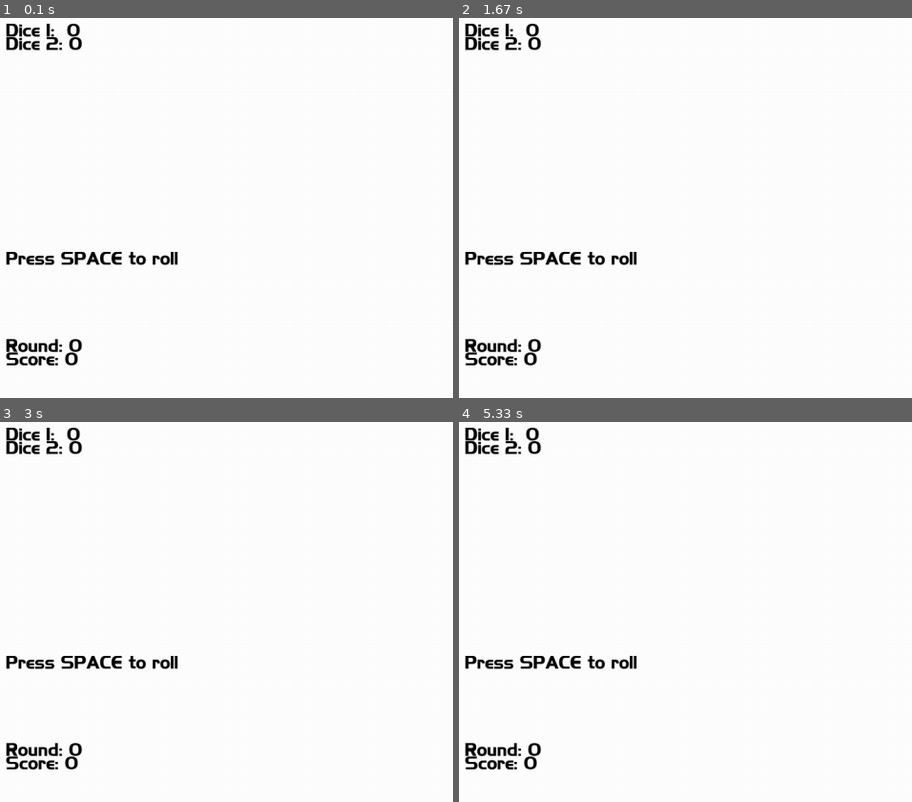
Above: before the commit, frames 1-4 (two rows, left to right).
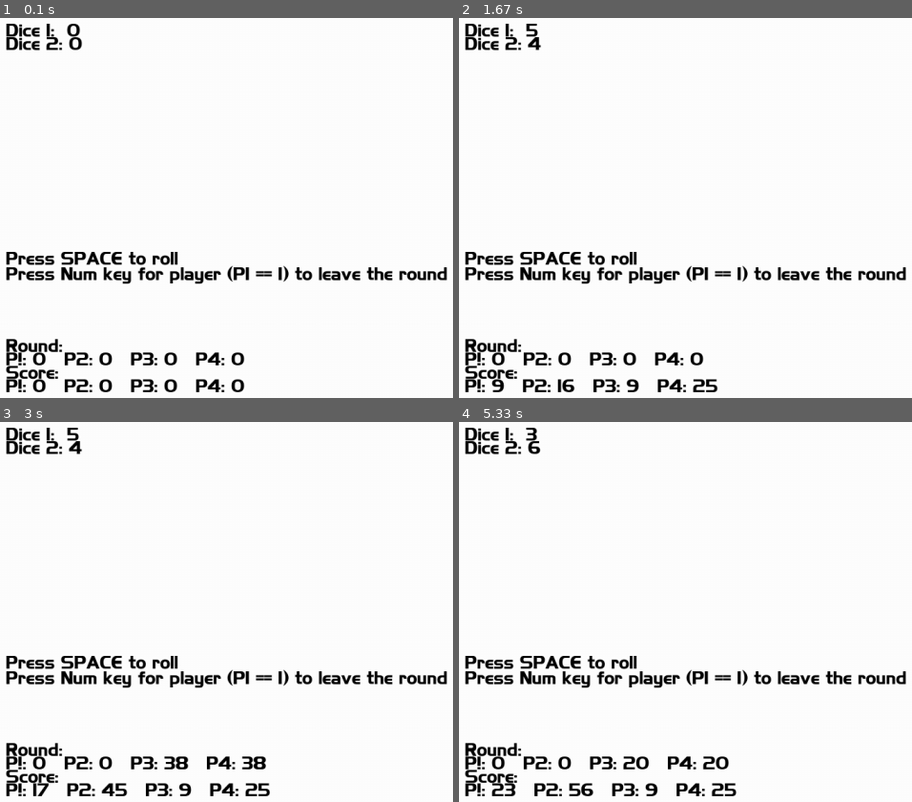
Above: after the commit, the same moments.

Repository: isaachraga/GammaRepo
Game: pygame game, started from SnakeEyes/gameLogic.py
The game is run twice, just before and just after one commit, with the same random seed, the same clock (stepped at 60 frames per second) and the same inputs.
Inputs:
- Up to frame 1 (0.1 s): no input
- Up to frame 2 (1.67 s): tap Space at 0.33, 1.07, 1.37 s; tap 1 at 0.67 s; hold 3 1-1.47 s; tap 2 at 1.15 s; tap 4 at 1.5 s
- Up to frame 3 (3 s): tap Space at 1.9, 2.2, 2.4, 2.73 s; tap 1 at 1.98 s; tap 2 at 2.48 s
- Up to frame 4 (5.33 s): tap Space at 3.03, 3.23, 3.53, 3.8, 4.13, 4.43, 4.57, 4.97, 5.27 s; tap 1 at 3.32, 4.65 s; tap 2 at 3.88, 5.05 s

The runs differ from the first frame. In frame 1, 3.9% of the frame differs, in the area x 1-99%, y 65-99%; in frame 2, 4.1%; in frame 3, 4.3%; in frame 4, 4.3%, in the area x 1-99%, y 1-99%.

Commit message:
added multiplayer for basic gamelogic

Diff:
--- a/SnakeEyes/gameLogic.py
+++ b/SnakeEyes/gameLogic.py
@@ -12,15 +12,89 @@
 num1 = 0
 num2 = 0
 result = ""
-tmpScore = 0
-score = 0
+
 
 player_pos = pygame.Vector2(screen.get_width() / 2, screen.get_height() / 2)
+
+class Player:
+    tmpScore = 0
+    score = 0
+    stillIn = True
+
+p1 = Player()
+p2 = Player()
+p3 = Player()
+p4 = Player()
+
+Players = [p1, p2, p3, p4]
 
 while running:
     for event in pygame.event.get():
         if event.type == pygame.QUIT:
             running = False
+
+        if event.type == pygame.KEYDOWN:
+            #print("hit key")
+            if event.key == pygame.K_SPACE:
+                #print("roll")
+                #roll dice
+                num1 = random.randint(1, 6)
+                num2 = random.randint(1, 6)
+                if num1==num2:
+                    if num1 == 1:
+                        result = "SNAKE EYES"
+                        for p in Players:
+                            p.tmpScore = 0
+                            if p.stillIn is True:
+                                p.score = 0
+                            else:
+                                p.stillIn = True
+
+                    else:
+                        result = "RESET"
+
+                        for p in Players:
+                            p.stillIn = True
+                            p.tmpScore = 0
+                else:
+                    result = ""
+                    for p in Players:
+                        if p.stillIn is True:
+                            p.tmpScore = p.tmpScore+num1+num2
+
+
+            if event.key == pygame.K_1:
+                p1.score = p1.score + p1.tmpScore
+                p1.tmpScore = 0
+                p1.stillIn = False
+                #print("leave")
+            if event.key == pygame.K_2:
+                p2.score = p2.score + p2.tmpScore
+                p2.tmpScore = 0
+                p2.stillIn = False
+                #print("leave")
+            if event.key == pygame.K_3:
+                p3.score = p3.score + p3.tmpScore
+                p3.tmpScore = 0
+                p3.stillIn = False
+                #print("leave")
+            if event.key == pygame.K_4:
+                p4.score = p4.score + p4.tmpScore
+                p4.tmpScore = 0
+                p4.stillIn = False
+                #print("leave")
+
+        count = 0
+        for p in Players:
+            if p.stillIn == False:
+                count = count + 1
+
+        if count == 4:
+            for p in Players:
+                p.stillIn = True
+                p.tmpScore = 0
+                count = 0
+
 
     screen.fill((255,255,255))
     # You can use `render` and then blit the text surface ...
@@ -32,36 +106,19 @@
     GAME_FONT.render_to(screen, (10, 250), result, (0, 0, 0))
 
     GAME_FONT.render_to(screen, (10, 350), "Press SPACE to roll", (0, 0, 0))
+    GAME_FONT.render_to(screen, (10, 370), "Press Num key for player (P1 == 1) to leave the round", (0, 0, 0))
 
 
 
 
 
-    for event in pygame.event.get():
-        if event.type == pygame.KEYDOWN and event.key == pygame.K_SPACE:
-            print("roll")
-            #roll dice
-            num1 = random.randint(1, 6)
-            num2 = random.randint(1, 6)
-            if num1==num2:
-                if num1 == 1:
-                    result = "SNAKE EYES"
-                    score = 0
-                    tmpScore = 0
-                else:
-                    result = "RESET"
-                    tmpScorecore = 0
-            else:
-                result = ""
-                tmpScore = tmpScore+num1+num2
 
-        if event.type == pygame.KEYDOWN and event.key == pygame.K_1:
-            score = score + tmpScore
-            tmpScore = 0
-            print("leave")
 
-    GAME_FONT.render_to(screen, (10, 480), "Round: "+str(tmpScore), (0, 0, 0))
-    GAME_FONT.render_to(screen, (10, 500), "Score: "+str(score), (0, 0, 0))
+
+    GAME_FONT.render_to(screen, (10, 480), "Round:", (0, 0, 0))
+    GAME_FONT.render_to(screen, (10, 500), "P!: "+str(p1.tmpScore)+"   P2: "+str(p2.tmpScore)+"   P3: "+str(p3.tmpScore)+"   P4: "+str(p4.tmpScore), (0, 0, 0))
+    GAME_FONT.render_to(screen, (10, 520), "Score:", (0, 0, 0))
+    GAME_FONT.render_to(screen, (10, 540), "P!: "+str(p1.score)+"   P2: "+str(p2.score)+"   P3: "+str(p3.score)+"   P4: "+str(p4.score), (0, 0, 0))
 
 
 
